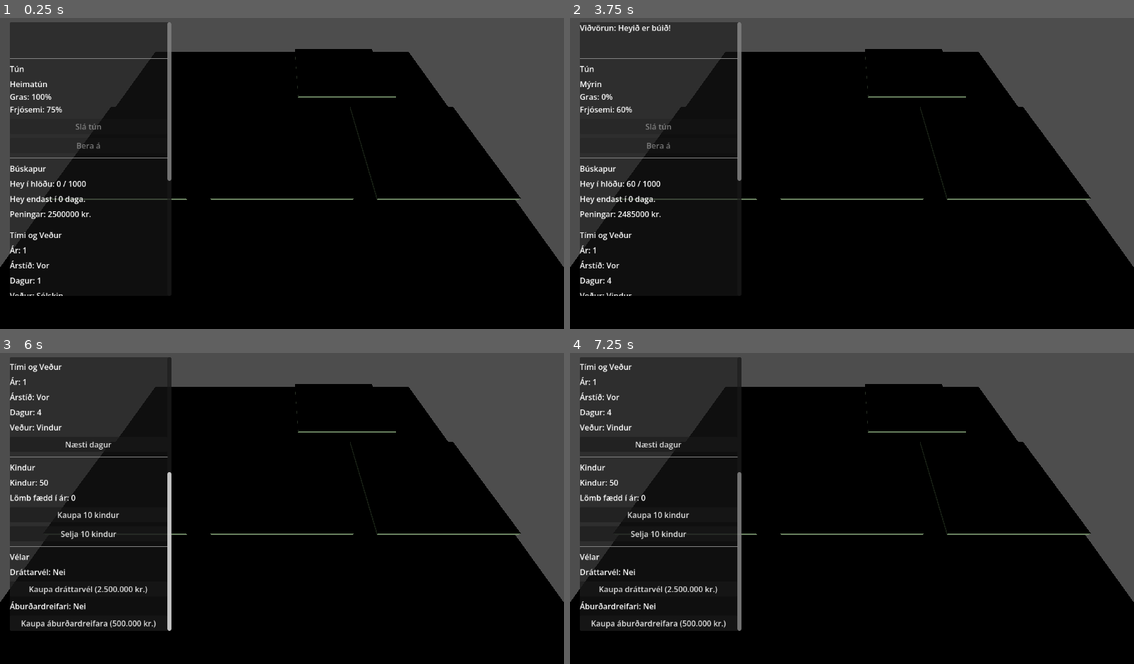
Above: before the commit, frames 1-4 (two rows, left to right).
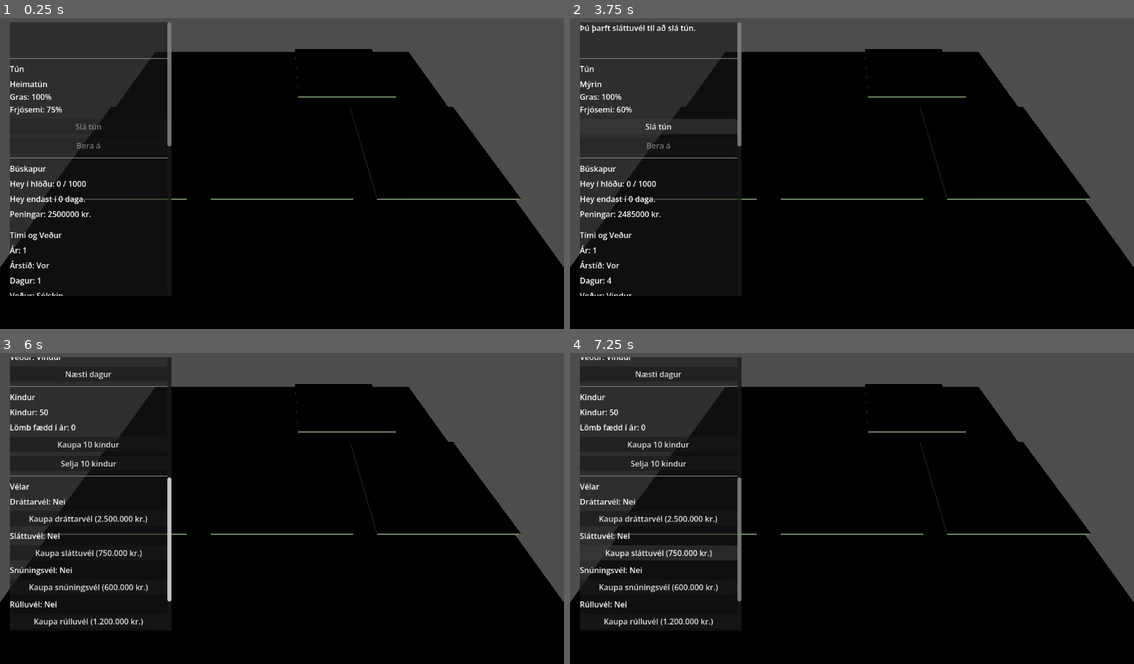
Above: after the commit, the same moments.

Repository: robertmarvin72/Bondinn
Game: Godot game, scene res://world.tscn
The game is run twice, just before and just after one commit, with the same random seed, the same clock (stepped at 60 frames per second) and the same inputs.
Inputs (mouse positions are in pixels of both pictures, inside the frame that each line leads up to):
- Up to frame 1 (0.25 s): no input
- Up to frame 2 (3.75 s): click "Næsti dagur" at 0.5 s; click "Næsti dagur" at 1.25 s; click "Næsti dagur" at 2 s; tap Enter at 2.75 s; move the mouse to (976, 154) at 2.77 s; click (976, 154) at 2.92 s; click "Slá tún" at 3.5 s
- Up to frame 3 (6 s): click (90, 461) at 4.25 s, where only the run after the commit has a clickable "Slá tún"; click (90, 461) at 5 s, where only the run after the commit has a clickable "Slá tún"; tap Space at 5.75 s; move the mouse to (169, 520) at 5.77 s; click (169, 520) at 5.92 s
- Up to frame 4 (7.25 s): click (660, 552) at 6.5 s, where only the run after the commit has a clickable "Kaupa sláttuvél (750.000 kr.)"

The runs differ from the first frame. In frame 1, less than 0.1% of the frame differs, in the area x 29-31%, y 40-53%; in frame 2, 0.5%; in frame 3, 3.4%; in frame 4, 4.3%, in the area x 1-31%, y 1-90%.

Commit message:
Adding rúlluvél

Diff:
--- a/world.gd
+++ b/world.gd
@@ -7,6 +7,10 @@
 const TRACTOR_PRICE = 2500000
 const TRACTOR_DAILY_COST = 3000
 const FERTILIZER_SPREADER_PRICE = 500000
+const MOWER_PRICE = 750000
+const TEDDER_PRICE = 600000
+const TEDDER_HAY_BONUS = 0.25
+const BALER_PRICE = 1200000
 const FERTILIZER_COST_PER_FIELD = 5000
 const FERTILITY_INCREASE = 10
 
@@ -27,6 +31,10 @@
 var daily_cost: int = 5000
 var has_tractor: bool = false
 var has_fertilizer_spreader: bool = false
+var has_mower: bool = false
+var has_tedder: bool = false
+var has_baler: bool = false
+var loose_hay: int = 0
 
 var selected_field = null
 
@@ -50,12 +58,24 @@
 @onready var buy_tractor_button: Button = $UI/FieldPanel/ScrollContainer/VBoxContainer/BuyTractorButton
 @onready var spreader_label: Label = $UI/FieldPanel/ScrollContainer/VBoxContainer/SpreaderLabel
 @onready var buy_spreader_button: Button = $UI/FieldPanel/ScrollContainer/VBoxContainer/BuySpreaderButton
+@onready var mower_label: Label = $UI/FieldPanel/ScrollContainer/VBoxContainer/MowerLabel
+@onready var buy_mower_button: Button = $UI/FieldPanel/ScrollContainer/VBoxContainer/BuyMowerButton
+@onready var tedder_label: Label = $UI/FieldPanel/ScrollContainer/VBoxContainer/TedderLabel
+@onready var buy_tedder_button: Button = $UI/FieldPanel/ScrollContainer/VBoxContainer/BuyTedderButton
+@onready var baler_label: Label = $UI/FieldPanel/ScrollContainer/VBoxContainer/BalerLabel
+@onready var buy_baler_button: Button = $UI/FieldPanel/ScrollContainer/VBoxContainer/BuyBalerButton
+@onready var loose_hay_label: Label = $UI/FieldPanel/ScrollContainer/VBoxContainer/LooseHayLabel
+@onready var bale_button: Button = $UI/FieldPanel/ScrollContainer/VBoxContainer/BaleButton
 @onready var camera: Camera3D = $Camera3D
 
 func has_required_machinery(machine_name: String) -> bool:
 	match machine_name:
-		"spreader", "mower", "tedder", "baler":
+		"spreader", "mower", "tedder":
 			return has_tractor
+		"baler":
+			return has_tractor and has_tedder
+		"harvest":
+			return has_tractor and has_mower
 	return true
 
 func _get_effective_hay_rate() -> float:
@@ -120,6 +140,15 @@
 	buy_tractor_button.pressed.connect(_on_buy_tractor_pressed)
 	spreader_label.text = "Áburðardreifari: Nei"
 	buy_spreader_button.pressed.connect(_on_buy_spreader_pressed)
+	mower_label.text = "Sláttuvél: Nei"
+	buy_mower_button.pressed.connect(_on_buy_mower_pressed)
+	tedder_label.text = "Snúningsvél: Nei"
+	buy_tedder_button.pressed.connect(_on_buy_tedder_pressed)
+	baler_label.text = "Rúlluvél: Nei"
+	buy_baler_button.pressed.connect(_on_buy_baler_pressed)
+	loose_hay_label.text = "Ópressað hey: 0"
+	bale_button.disabled = true
+	bale_button.pressed.connect(_on_bale_pressed)
 	buy_sheep_button.pressed.connect(_on_buy_sheep_pressed)
 	sell_sheep_button.pressed.connect(_on_sell_sheep_pressed)
 	_update_sheep_buttons()
@@ -157,11 +186,17 @@
 func _on_harvest_pressed():
 	if selected_field == null:
 		return
+	if not has_required_machinery("harvest"):
+		warning_label.text = "Þú þarft sláttuvél til að slá tún."
+		return
 	var hay = selected_field.harvest()
+	if has_tedder:
+		hay = int(hay * (1.0 + TEDDER_HAY_BONUS))
 	match current_weather:
 		Weather.SUNNY: hay = int(hay * 1.1)
 		Weather.RAIN:  hay = int(hay * 0.7)
-	barn_hay = min(barn_hay + hay, barn_capacity)
+	loose_hay += hay
+	loose_hay_label.text = "Ópressað hey: " + str(loose_hay)
 	_update_panel()
 
 func _on_next_day_pressed():
@@ -282,6 +317,75 @@
 	if selected_field != null:
 		_update_panel()
 
+func _on_bale_pressed() -> void:
+	if not has_baler:
+		warning_label.text = "Þú þarft rúlluvél til að rúlla hey."
+		return
+	if loose_hay == 0:
+		warning_label.text = "Ekkert laustt hey til að rúlla."
+		return
+	var amount = min(loose_hay, barn_capacity - barn_hay)
+	barn_hay += amount
+	loose_hay = 0
+	hay_label.text = "Hey í hlöðu: " + str(barn_hay) + " / " + str(barn_capacity)
+	loose_hay_label.text = "Ópressað hey: " + str(loose_hay)
+	warning_label.text = ""
+
+func _on_buy_baler_pressed() -> void:
+	if not has_tractor:
+		warning_label.text = "Þú þarft dráttarvél áður en þú getur keypt rúlluvél."
+		return
+	if not has_tedder:
+		warning_label.text = "Þú þarft snúningsvél áður en þú getur keypt rúlluvél."
+		return
+	if has_baler:
+		warning_label.text = "Þú átt nú þegar rúlluvél."
+		return
+	if money < BALER_PRICE:
+		warning_label.text = "Ekki nóg peningar til að kaupa rúlluvél."
+		return
+	money -= BALER_PRICE
+	has_baler = true
+	buy_baler_button.visible = false
+	baler_label.text = "Rúlluvél: Já"
+	bale_button.disabled = false
+	money_label.text = "Peningar: " + str(money) + " kr."
+	warning_label.text = "Rúlluvél keypt!"
+
+func _on_buy_tedder_pressed() -> void:
+	if not has_tractor:
+		warning_label.text = "Þú þarft dráttarvél áður en þú getur keypt snúningsvél."
+		return
+	if has_tedder:
+		warning_label.text = "Þú átt nú þegar snúningsvél."
+		return
+	if money < TEDDER_PRICE:
+		warning_label.text = "Ekki nóg peningar til að kaupa snúningsvél."
+		return
+	money -= TEDDER_PRICE
+	has_tedder = true
+	buy_tedder_button.visible = false
+	tedder_label.text = "Snúningsvél: Já"
+	money_label.text = "Peningar: " + str(money) + " kr."
+	warning_label.text = "Snúningsvél keypt!"
+
+func _on_buy_mower_pressed() -> void:
+	if not has_tractor:
+		warning_label.text = "Þú þarft dráttarvél áður en þú getur keypt sláttuvél."
+		return
+	if has_mower:
+		warning_label.text = "Þú átt nú þegar sláttuvél."
+		return
+	if money < MOWER_PRICE:
+		warning_label.text = "Ekki nóg peningar til að kaupa sláttuvél."
+		return
+	money -= MOWER_PRICE
+	has_mower = true
+	buy_mower_button.visible = false
+	mower_label.text = "Sláttuvél: Já"
+	money_label.text = "Peningar: " + str(money) + " kr."
+	warning_label.text = "Sláttuvél keypt!"
+
 func _on_fertilize_pressed() -> void:
 	if selected_field == null:
 		return
--- a/world.tscn
+++ b/world.tscn
@@ -250,6 +250,46 @@
 size_flags_horizontal = 3
 text = "Kaupa dráttarvél (2.500.000 kr.)"
 
+[node name="MowerLabel" type="Label" parent="UI/FieldPanel/ScrollContainer/VBoxContainer"]
+layout_mode = 2
+size_flags_horizontal = 3
+text = "Sláttuvél: Nei"
+
+[node name="BuyMowerButton" type="Button" parent="UI/FieldPanel/ScrollContainer/VBoxContainer"]
+layout_mode = 2
+size_flags_horizontal = 3
+text = "Kaupa sláttuvél (750.000 kr.)"
+
+[node name="TedderLabel" type="Label" parent="UI/FieldPanel/ScrollContainer/VBoxContainer"]
+layout_mode = 2
+size_flags_horizontal = 3
+text = "Snúningsvél: Nei"
+
+[node name="BuyTedderButton" type="Button" parent="UI/FieldPanel/ScrollContainer/VBoxContainer"]
+layout_mode = 2
+size_flags_horizontal = 3
+text = "Kaupa snúningsvél (600.000 kr.)"
+
+[node name="BalerLabel" type="Label" parent="UI/FieldPanel/ScrollContainer/VBoxContainer"]
+layout_mode = 2
+size_flags_horizontal = 3
+text = "Rúlluvél: Nei"
+
+[node name="BuyBalerButton" type="Button" parent="UI/FieldPanel/ScrollContainer/VBoxContainer"]
+layout_mode = 2
+size_flags_horizontal = 3
+text = "Kaupa rúlluvél (1.200.000 kr.)"
+
+[node name="LooseHayLabel" type="Label" parent="UI/FieldPanel/ScrollContainer/VBoxContainer"]
+layout_mode = 2
+size_flags_horizontal = 3
+text = "Ópressað hey: 0"
+
+[node name="BaleButton" type="Button" parent="UI/FieldPanel/ScrollContainer/VBoxContainer"]
+layout_mode = 2
+size_flags_horizontal = 3
+text = "Rúlla hey"
+
 [node name="SpreaderLabel" type="Label" parent="UI/FieldPanel/ScrollContainer/VBoxContainer"]
 layout_mode = 2
 size_flags_horizontal = 3
